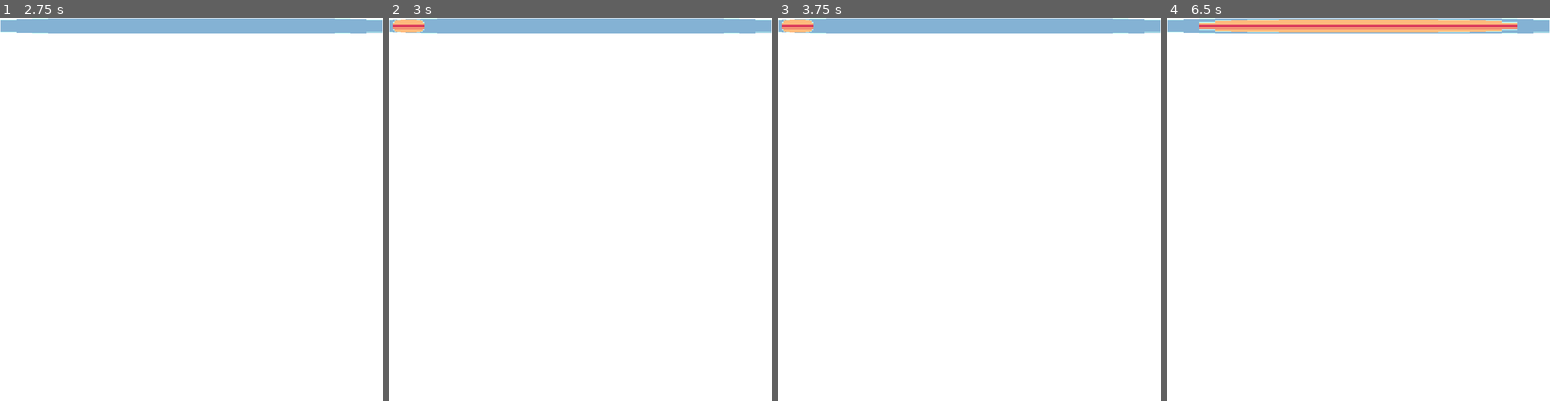
Above: before the commit, frames 1-4 (left to right).
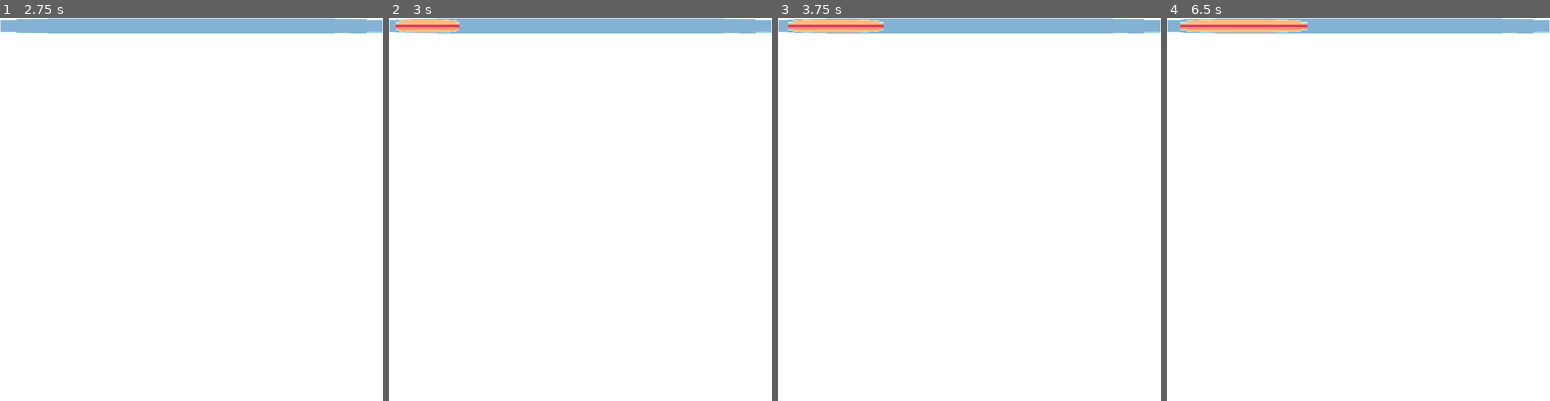
Above: after the commit, the same moments.

Repository: vitor9090/The-cube
Game: Godot game, scene res://scenes/sc_main.tscn
Two runs of this game, one before a commit and one after it. Both use one fixed random seed, a clock stepped at 60 frames per second and the inputs below.
Inputs (mouse positions are in pixels of both pictures, inside the frame that each line leads up to):
- Up to frame 1 (2.75 s): tap Enter at 0.5, 2 s; move the mouse to (210, 209) at 0.52 s; hold Right (player_move_right) 0.53-1.28 s; hold Z (player_action_shoot) 0.53-1.28 s; tap Space (player_action_jump) at 0.77, 1.25, 1.52 s; move the mouse to (172, 209) at 1.27 s; hold Down (player_move_backwards) 1.28-2.03 s; tap Ctrl (player_action_crouch) at 1.35 s; tap Z (player_action_shoot) at 1.55 s; move the mouse to (199, 201) at 2.02 s; hold Right (player_move_right) from 2.03 s (still down); hold Z (player_action_shoot) from 2.03 s (still down)
- Up to frame 2 (3 s): keep holding Right (player_move_right); tap Space (player_action_jump) at 2.75 s; move the mouse to (576, 217) at 2.77 s; release Z (player_action_shoot) at 2.78 s; tap Up (player_move_foward) at 2.85 s
- Up to frame 3 (3.75 s): tap Space (player_action_jump) at 3.02 s; tap Z (player_action_shoot) at 3.05 s; move the mouse to (1000, 213) at 3.52 s; release Right (player_move_right) at 3.53 s; hold Left (player_move_left) from 3.53 s (still down); hold E from 3.53 s (still down)
- Up to frame 4 (6.5 s): tap Space (player_action_jump) at 3.77, 4.52, 6.02 s; tap Z (player_action_shoot) every 0.75 s from 3.8 to 6.05 s; move the mouse to (1327, 205) at 4.27 s; release E at 4.28 s; tap B at 4.35 s; move the mouse to (1362, 209) at 5.02 s; release Left (player_move_left) at 5.03 s; hold Down (player_move_backwards) 5.03-5.78 s; hold R 5.03-5.78 s; tap Enter at 5.75 s; move the mouse to (1343, 201) at 5.77 s; hold Right (player_move_right) from 5.78 s (still down); tap L at 5.85 s

Frame 1 is identical in both runs. In frame 2, 0.3% of the frame differs, in the area x 1-19%, y 0-4%; in frame 3, 0.7%; in frame 4, 2.1%, in the area x 3-92%, y 0-4%.

Commit message:
new build

Diff:
--- a/scenes/nodes/Particles/sc_Hit.tscn
+++ b/scenes/nodes/Particles/sc_Hit.tscn
@@ -3,7 +3,7 @@
 [ext_resource type="Texture2D" uid="uid://g8dny0s50op1" path="res://data/sprites/sp_hit.png" id="1_f7xvm"]
 
 [sub_resource type="StandardMaterial3D" id="StandardMaterial3D_melrf"]
-render_priority = 10
+render_priority = 11
 transparency = 1
 no_depth_test = true
 shading_mode = 0
--- a/scenes/nodes/sc_Boss.tscn
+++ b/scenes/nodes/sc_Boss.tscn
@@ -19,26 +19,26 @@
 }]
 
 [node name="DarkMatter2" parent="." instance=ExtResource("1_kjfpr")]
-transform = Transform3D(1, 0, 0, 0, 1, 0, 0, 0, 1, 0, 0, 1)
+transform = Transform3D(1, 0, 0, 0, 1, 0, 0, 0, 1, -1, 0, 1)
 
 [node name="DarkMatter7" parent="." instance=ExtResource("1_kjfpr")]
-transform = Transform3D(1, 0, 0, 0, 1, 0, 0, 0, 1, 0, 0, 3)
+transform = Transform3D(1, 0, 0, 0, 1, 0, 0, 0, 1, -2.5, 0, 3)
 
 [node name="DarkMatter8" parent="." instance=ExtResource("1_kjfpr")]
-transform = Transform3D(1, 0, 0, 0, 1, 0, 0, 0, 1, 0, 0, -3)
+transform = Transform3D(1, 0, 0, 0, 1, 0, 0, 0, 1, -2.5, 0, -3)
 
 [node name="DarkMatter3" parent="." instance=ExtResource("1_kjfpr")]
-transform = Transform3D(1, 0, 0, 0, 1, 0, 0, 0, 1, 0, 0, -1)
+transform = Transform3D(1, 0, 0, 0, 1, 0, 0, 0, 1, -1, 0, -1)
 
 [node name="DarkMatter4" parent="." instance=ExtResource("1_kjfpr")]
-transform = Transform3D(1, 0, 0, 0, 1, 0, 0, 0, 1, 0, 0, -2)
+transform = Transform3D(1, 0, 0, 0, 1, 0, 0, 0, 1, -2, 0, -2)
 attack_order = [{
 "attack": "straight",
 "time": 10
 }]
 
 [node name="DarkMatter6" parent="." instance=ExtResource("1_kjfpr")]
-transform = Transform3D(1, 0, 0, 0, 1, 0, 0, 0, 1, 0, 0, 2)
+transform = Transform3D(1, 0, 0, 0, 1, 0, 0, 0, 1, -2, 0, 2)
 attack_order = [{
 "attack": "straight",
 "time": 10
--- a/scenes/nodes/sc_Camera.tscn
+++ b/scenes/nodes/sc_Camera.tscn
@@ -62,7 +62,6 @@
 size_flags_vertical = 4
 
 [node name="ProgressBar" type="ProgressBar" parent="Control"]
-layout_mode = 1
 anchors_preset = 8
 anchor_left = 0.5
 anchor_top = 0.5
--- a/scenes/nodes/sc_DarkMatter.tscn
+++ b/scenes/nodes/sc_DarkMatter.tscn
@@ -7,7 +7,7 @@
 [ext_resource type="Script" path="res://src/DarkMatter/Particles/gd_DarkParticleFalling_change_dir.gd" id="6_catv1"]
 
 [sub_resource type="StandardMaterial3D" id="StandardMaterial3D_ueowp"]
-render_priority = 4
+render_priority = 11
 transparency = 1
 blend_mode = 1
 no_depth_test = true
@@ -59,9 +59,11 @@
 
 [node name="DarkMatter" type="Sprite3D"]
 transform = Transform3D(1, 0, 0, 0, 1, 0, 0, 0, 1, -3, 16, 0)
+modulate = Color(0, 0, 0, 1)
 pixel_size = 0.04
 billboard = 1
-render_priority = 2
+no_depth_test = true
+render_priority = 10
 texture = ExtResource("1_17p65")
 script = ExtResource("2_w0a7a")
 
@@ -84,7 +86,7 @@
 
 [node name="HurtBox" type="Area3D" parent="."]
 script = ExtResource("3_drwmo")
-max_damage_taken = 100
+max_damage_taken = 300
 
 [node name="CollisionShape3D" type="CollisionShape3D" parent="HurtBox"]
 shape = SubResource("SphereShape3D_sknib")
--- a/scenes/sc_main.tscn
+++ b/scenes/sc_main.tscn
@@ -62,6 +62,7 @@
 transform = Transform3D(1, 0, 0, 0, 1, 0, 0, 0, 1, -4, 16.5, -1)
 
 [node name="Boss" parent="." instance=ExtResource("8_t1qob")]
+transform = Transform3D(1, 0, 0, 0, 1, 0, 0, 0, 1, -5, 16, 0)
 
 [node name="WorldEnvironment" type="WorldEnvironment" parent="."]
 environment = SubResource("Environment_ygk3h")
--- a/src/CollisionBoxes/HurtBox/gd_HurtBox_main.gd
+++ b/src/CollisionBoxes/HurtBox/gd_HurtBox_main.gd
@@ -1,5 +1,7 @@
 extends Area3D
 class_name HurtBox
+
+@export var invincible = false
 
 signal took_damage
 var damage_taken = 0:
@@ -8,10 +10,11 @@
 		damage_taken = new_value
 		emit_signal('took_damage', damage_taken)
 		get_viewport().get_camera_3d().get_node('Control').get_node('ProgressBar').value = damage_taken
-		if damage_taken > max_damage_taken:
-			var output = load("res://scenes/nodes/Particles/sc_ExplosionParticles.tscn").instantiate()
-			output.position = global_position
-			output.emitting = true
-			get_tree().get_current_scene().add_child(output)
-			get_parent().queue_free()
+		if !invincible:
+			if damage_taken > max_damage_taken:
+				var output = load("res://scenes/nodes/Particles/sc_ExplosionParticles.tscn").instantiate()
+				output.position = global_position
+				output.emitting = true
+				get_tree().get_current_scene().add_child(output)
+				get_parent().queue_free()
 @export var max_damage_taken = 10
--- a/src/DarkMatter/gd_DarkMatter_main.gd
+++ b/src/DarkMatter/gd_DarkMatter_main.gd
@@ -18,15 +18,16 @@
 	$HurtBox.took_damage.connect(_on_damage_taken)
 
 func _process(delta):
-	if timer < timer_max:
-		timer += delta
-	else:
-		var output = load('res://scenes/nodes/sc_EnemyBullet.tscn').instantiate()
-		output.position = global_position
-		output.bullet_state = attack_order[current_attack]['attack']
-		attack_timer.wait_time = attack_order[current_attack]['time']
-		get_tree().get_current_scene().add_child(output)
-		timer = 0
+	if $HurtBox.invincible == false:
+		if timer < timer_max:
+			timer += delta
+		else:
+			var output = load('res://scenes/nodes/sc_EnemyBullet.tscn').instantiate()
+			output.position = global_position
+			output.bullet_state = attack_order[current_attack]['attack']
+			attack_timer.wait_time = attack_order[current_attack]['time']
+			get_tree().get_current_scene().add_child(output)
+			timer = 0
 
 
 func _on_attack_timer_timeout():
@@ -38,8 +39,19 @@
 
 func _on_damage_taken(new_value):
 	# min = 0, max = 100, mini = 0, maxi = 1, new_value
-	print(float(new_value / 100))
-	$DarkParticle.mesh.material.albedo_color.r = new_value / 100
-	$DarkParticle.mesh.material.albedo_color.g = new_value / 100
-	$DarkParticle.mesh.material.albedo_color.b = new_value / 100
-	print(new_value)
+
+	modulate.r = 0.5
+	modulate.g = 0.5
+	modulate.b = 0.5
+
+	await get_tree().create_timer(0.2).timeout
+
+	modulate.r = 0
+	modulate.g = 0
+	modulate.b = 0
+
+	if new_value >= 100:
+		$HurtBox.invincible = true
+		modulate.r = 1
+		modulate.g = 0
+		modulate.b = 0
--- a/src/Plane/gd_Player_main.gd
+++ b/src/Plane/gd_Player_main.gd
@@ -17,6 +17,8 @@
 		var output = load('res://scenes/nodes/sc_Bullet.tscn').instantiate()
 		output.position = position
 		get_tree().get_current_scene().add_child(output)
+		$AudioStreamPlayer.pitch_scale = randf_range(1.35, 1.5)
+		$AudioStreamPlayer.play(0.0)
 		#shooting_timer = 0
 
 	if Input.is_action_pressed("player_action_shoot"):
